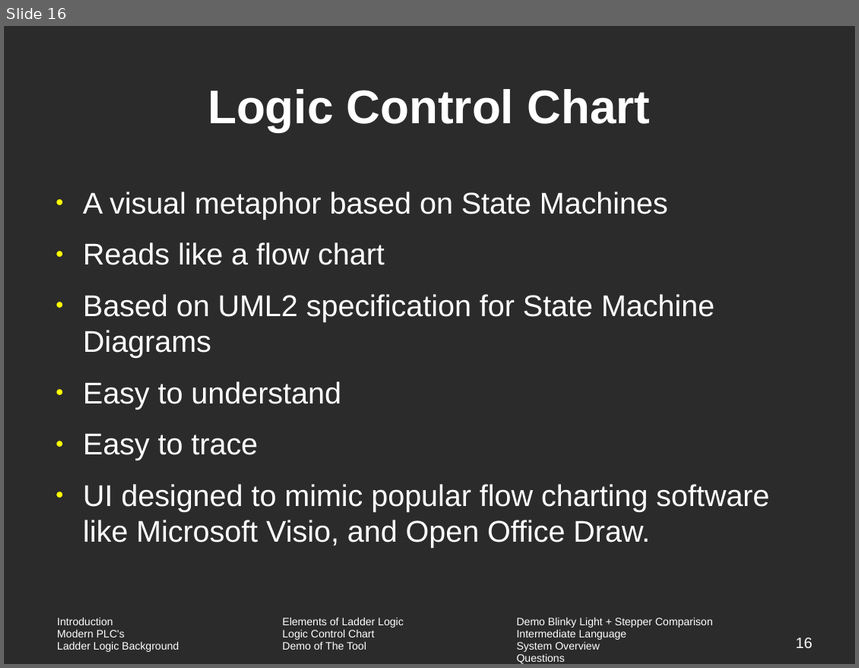
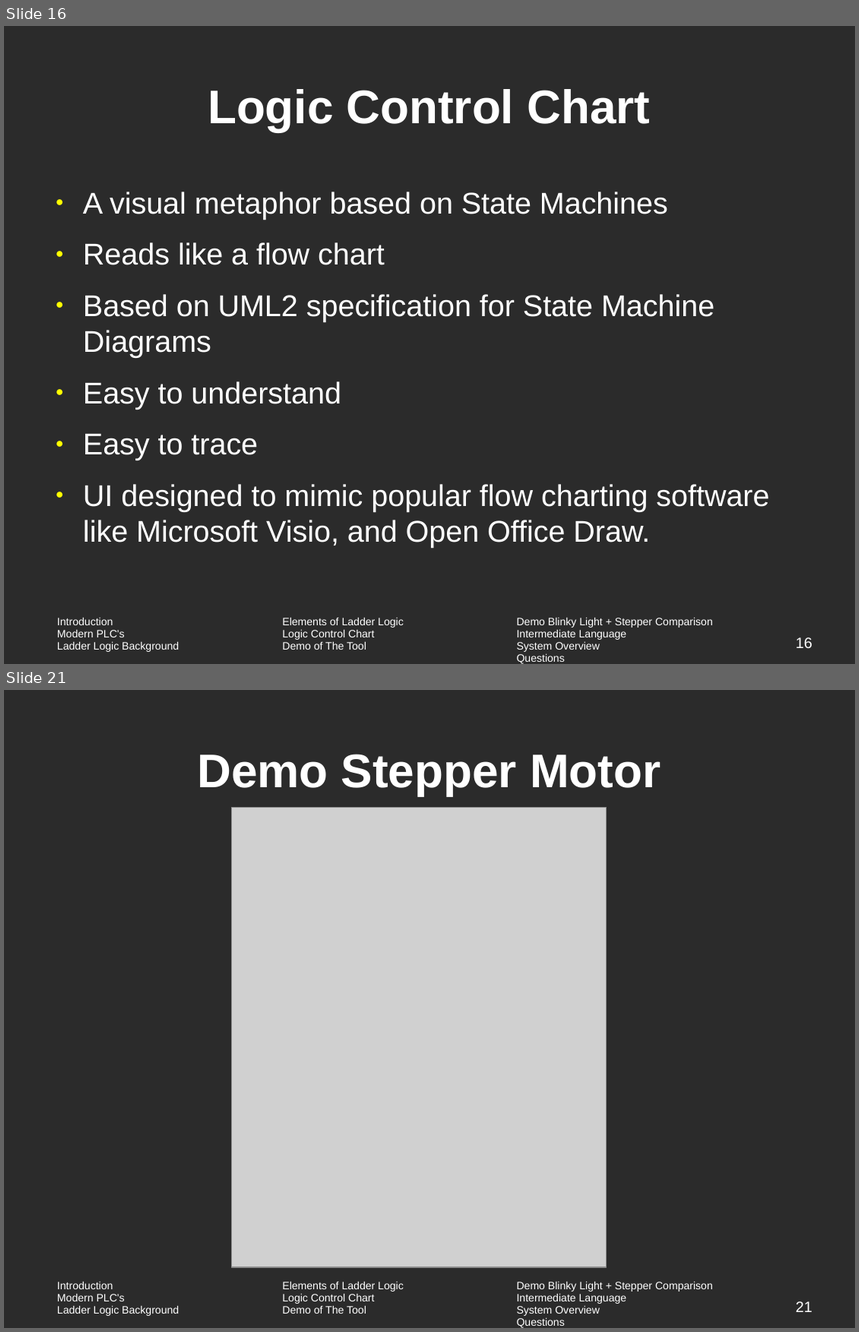
Before and after one commit to vortex-5/plcthesis, a slide deck: presentation/defense.odp. Shown one above the other, each under a label of ours: slide 16 before the commit, slides 16 and 21 after it; the slides between them are not shown. The pictures are 859x668 and 859x1332 pixels, drawn with LibreOffice and Linux fonts; fonts in the diff are those of the drawing; grey boxes stand for pictures; background and template pictures are left out; a plain dark background stands for a picture behind light text. Boxes give left, top, right and bottom in pixels: in the first picture for what was removed or moved away, otherwise in the second. Text is boxed around its words. In the diff, an @@ line names an element or a change of style, - is before the commit and + after.

```diff
--- a/presentation/defense.odp
+++ b/presentation/defense.odp
@@ slide 21 added at box(4, 690, 855, 1328), background picture (left out); not listed: 1 template element that a slide beside it also shows @@
@@ title added at box(197, 754, 661, 796), 44 pt, text #FFFFFF, bold @@
+Demo Stepper Motor
@@ picture added at box(232, 807, 607, 1268) @@
@@ page number added at box(796, 1302, 813, 1312), 14 pt, text #FFFFFF @@
+21
```
Also in this commit, not shown: 8 other slides added.
